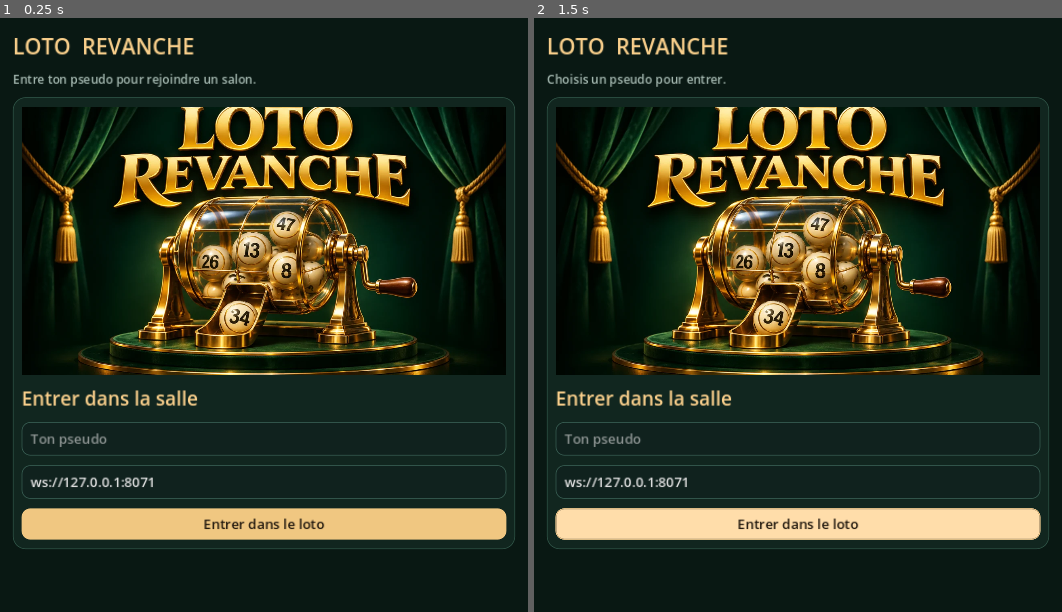
Above: before the commit, frames 1-2 (left to right).
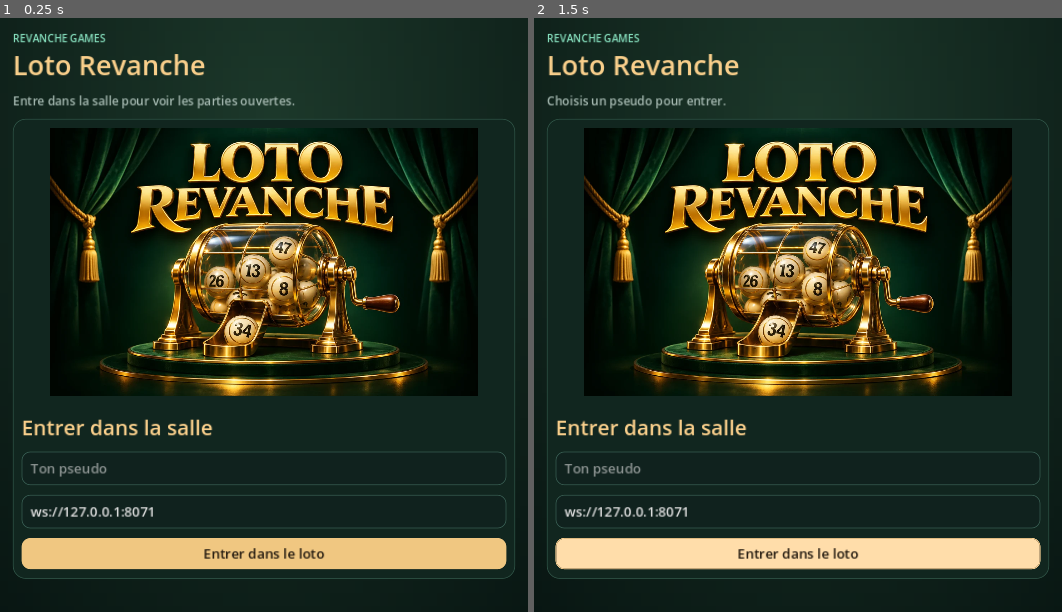
Above: after the commit, the same moments.

Repository: falmonmickael260-commits/Lotorevanche
Game: Godot game, scene res://loto.tscn
Two runs of this game, one before a commit and one after it. Both use one fixed random seed, a clock stepped at 60 frames per second and the inputs below.
Inputs:
- Up to frame 1 (0.25 s): no input
- Up to frame 2 (1.5 s): click "Entrer dans le loto" at 0.5 s; click "Entrer dans le loto" at 1.25 s

The runs differ from the first frame. In frame 1, 46% of the frame differs, in the area x 2-98%, y 0-95%; in frame 2, 46%.

Commit message:
Refondre la salle du loto et clarifier les achats de cartons

Diff:
--- a/loto.gd
+++ b/loto.gd
@@ -35,6 +35,20 @@
 var chat_log: RichTextLabel
 var chat_input: LineEdit
 var status: Label
+var wallet_label: Label
+var ticket_layout: BoxContainer
+var entry_layout: BoxContainer
+var stage_meter: ProgressBar
+var buy_summary: Label
+var purchase_panel: VBoxContainer
+var lobby_grid: GridContainer
+var stage_phase: Label
+var ticket_progress: ProgressBar
+var ticket_back: Button
+var ticket_forward: Button
+var award_key := ""
+var wallet_tween: Tween
+var last_balance := -1
 var connection: PanelContainer
 var home: VBoxContainer
 var game: VBoxContainer
@@ -385,7 +399,16 @@
 		snapshot.cards = synced_cards
 	current = snapshot
 	next_draw_at = Time.get_ticks_msec() + int(snapshot.get("remaining", 0))
-	status.text = "%s  •  %d pièces%s" % [snapshot.nickname, snapshot.balance, " de test" if snapshot.test_mode else ""]
+	status.text = snapshot.nickname
+	wallet_label.text = "%s pièces%s" % [coin_amount(snapshot.balance), " de test" if snapshot.test_mode else ""]
+	wallet_label.get_parent().get_parent().show()
+	if last_balance >= 0 and last_balance != int(snapshot.balance):
+		if wallet_tween:
+			wallet_tween.kill()
+		wallet_label.modulate = MINT if int(snapshot.balance) > last_balance else GOLD
+		wallet_tween = create_tween()
+		wallet_tween.tween_property(wallet_label, "modulate", Color.WHITE, 0.65)
+	last_balance = int(snapshot.balance)
 	connection.hide()
 	home.visible = snapshot.code == ""
 	game.visible = snapshot.code != ""
@@ -397,6 +420,8 @@
 
 func connection_lost() -> void:
 	current.clear()
+	last_balance = -1
+	wallet_label.get_parent().get_parent().hide()
 	synced_cards.clear()
 	synced_code = ""
 	marked.clear()
@@ -497,6 +522,35 @@
 		var fill := Color("#f0c781") if state == "normal" else Color("#ffddaa")
 		node.add_theme_stylebox_override(state, panel_style(fill, fill))
 		node.add_theme_color_override("font_color" if state == "normal" else "font_%s_color" % state, Color("#21180e"))
+
+func coin_amount(amount: int) -> String:
+	var digits := str(amount)
+	for index in range(digits.length() - 3, 0, -3):
+		digits = digits.insert(index, " ")
+	return digits
+
+func meter(parent: Node, limit: float, accent: Color) -> ProgressBar:
+	var progress := ProgressBar.new()
+	progress.show_percentage = false
+	progress.max_value = limit
+	progress.custom_minimum_size.y = 5
+	progress.add_theme_stylebox_override("background", ball_chip(Color("#254239")))
+	progress.add_theme_stylebox_override("fill", ball_chip(accent))
+	parent.add_child(progress)
+	return progress
+
+func select_ticket(index: int) -> void:
+	selected_ticket = clampi(index, 0, current.cards.size() - 1)
+	ticket_picker.select(selected_ticket)
+	render_card()
+
+func adapt_layout() -> void:
+	ticket_layout.vertical = size.x < 1070
+	entry_layout.vertical = ticket_layout.vertical
+	cage.custom_minimum_size.y = 188 if ticket_layout.vertical else 252
+	called_board.columns = 15 if ticket_layout.vertical else 10
+	if is_instance_valid(lobby_grid):
+		lobby_grid.columns = 1 if ticket_layout.vertical else 2
 
 func build_ui() -> void:
 	var skin := Theme.new()
@@ -511,8 +565,17 @@
 	skin.set_color("font_disabled_color", "Button", Color("#9daea5"))
 	theme = skin
 
-	var background := ColorRect.new()
-	background.color = Color("#091813")
+	var background := TextureRect.new()
+	var tones := Gradient.new()
+	tones.colors = PackedColorArray([Color("#1d392b"), Color("#081512")])
+	var lighting := GradientTexture2D.new()
+	lighting.gradient = tones
+	lighting.fill = GradientTexture2D.FILL_RADIAL
+	lighting.fill_from = Vector2(0.52, 0.13)
+	lighting.fill_to = Vector2(0.96, 0.85)
+	background.texture = lighting
+	background.expand_mode = TextureRect.EXPAND_IGNORE_SIZE
+	background.mouse_filter = Control.MOUSE_FILTER_IGNORE
 	add_child(background)
 	background.set_anchors_and_offsets_preset(Control.PRESET_FULL_RECT)
 	var frame := column(self, 0)
@@ -528,20 +591,33 @@
 	scroll.add_child(padding)
 	root = column(padding, 11)
 	var brand := row(root)
-	var wordmark := label(brand, "LOTO  REVANCHE", 27, GOLD)
-	wordmark.size_flags_horizontal = Control.SIZE_EXPAND_FILL
-	status = label(root, "Entre ton pseudo pour rejoindre un salon.", 15)
+	var brand_name := column(brand, 0)
+	brand_name.size_flags_horizontal = Control.SIZE_EXPAND_FILL
+	label(brand_name, "REVANCHE GAMES", 13, MINT)
+	label(brand_name, "Loto Revanche", 34, GOLD)
+	var wallet_chip := surface(brand, "#172c23", "#536344")
+	var wallet_stack := column(wallet_chip, 0)
+	label(wallet_stack, "PORTEFEUILLE", 12, MUTED)
+	wallet_label = label(wallet_stack, "", 22, GOLD)
+	wallet_chip.hide()
+	status = label(root, "Entre dans la salle pour voir les parties ouvertes.", 15)
 	status.autowrap_mode = TextServer.AUTOWRAP_WORD_SMART
 	body = column(root)
 	connection = surface(body, "#11261f", "#2d5144")
-	var form := column(connection, 12)
+	entry_layout = BoxContainer.new()
+	entry_layout.add_theme_constant_override("separation", 20)
+	connection.add_child(entry_layout)
 	var cover := TextureRect.new()
 	cover.texture = COVER
 	cover.expand_mode = TextureRect.EXPAND_IGNORE_SIZE
-	cover.stretch_mode = TextureRect.STRETCH_KEEP_ASPECT_COVERED
+	cover.stretch_mode = TextureRect.STRETCH_KEEP_ASPECT_CENTERED
 	cover.custom_minimum_size.y = 335
-	form.add_child(cover)
-	label(form, "Entrer dans la salle", 24, GOLD)
+	cover.size_flags_horizontal = Control.SIZE_EXPAND_FILL
+	entry_layout.add_child(cover)
+	var form := column(entry_layout, 12)
+	form.size_flags_horizontal = Control.SIZE_EXPAND_FILL
+	form.alignment = BoxContainer.ALIGNMENT_CENTER
+	label(form, "Entrer dans la salle", 26, GOLD)
 	var nickname := field(form, "Ton pseudo")
 	nickname.max_length = 20
 	var address := field(form, "Adresse du serveur", default_address)
@@ -554,11 +630,16 @@
 	home.hide()
 	game = column(body, 9)
 	game.hide()
-	var room_info := column(game, 1)
-	room_header = label(room_info, "", 18, Color("#fbf3e5"))
-	pot_label = label(room_info, "", 15, MINT)
-
-	var stage := row(surface(game, "#0e2520", "#3d5a45"), 10)
+	var room_info := row(surface(game, "#132a22", "#3c5f4d"), 12)
+	var room_title := column(room_info, 2)
+	room_title.size_flags_horizontal = Control.SIZE_EXPAND_FILL
+	room_header = label(room_title, "", 22, Color("#fbf3e5"))
+	pot_label = label(room_title, "", 15, MINT)
+	stage_phase = label(room_info, "ENTRÉES OUVERTES", 13, GOLD)
+	stage_phase.vertical_alignment = VERTICAL_ALIGNMENT_CENTER
+
+	var theatre := column(surface(game, "#0c221b", "#61724d"), 8)
+	var stage := row(theatre, 14)
 	cage = SubViewportContainer.new()
 	cage.custom_minimum_size = Vector2(0, 173)
 	cage.size_flags_horizontal = Control.SIZE_EXPAND_FILL
@@ -568,19 +649,30 @@
 	stage.add_child(cage)
 	var display_panel := surface(stage, "#071813", "#678774")
 	display_panel.custom_minimum_size.x = 185
-	var display := column(display_panel, 3)
+	var display := column(display_panel, 1)
 	display.alignment = BoxContainer.ALIGNMENT_CENTER
-	var display_name := label(display, "NUMÉRO SORTI", 15, MINT)
+	var display_name := label(display, "DERNIÈRE BOULE", 14, MINT)
 	display_name.horizontal_alignment = HORIZONTAL_ALIGNMENT_CENTER
-	ball_label = label(display, "–", 62, GOLD)
+	ball_label = label(display, "–", 86, GOLD)
 	ball_label.horizontal_alignment = HORIZONTAL_ALIGNMENT_CENTER
 	var mono := SystemFont.new()
 	mono.font_names = PackedStringArray(["Menlo", "DejaVu Sans Mono", "monospace"])
 	ball_label.add_theme_font_override("font", mono)
+	ball_label.add_theme_color_override("font_shadow_color", Color("#7d5129"))
+	ball_label.add_theme_constant_override("shadow_offset_y", 2)
 	draw_status = label(display, "En attente", 14)
 	draw_status.horizontal_alignment = HORIZONTAL_ALIGNMENT_CENTER
-
-	var board := column(surface(game, "#10241e", "#29483e"), 5)
+	stage_meter = meter(theatre, 90.0, GOLD)
+	recent_balls = label(theatre, "Aucune boule tirée", 15, MINT)
+
+	ticket_layout = BoxContainer.new()
+	ticket_layout.add_theme_constant_override("separation", 12)
+	game.add_child(ticket_layout)
+	var ticket_column := column(ticket_layout, 10)
+	ticket_column.size_flags_horizontal = Control.SIZE_EXPAND_FILL
+	var board_column := column(ticket_layout, 10)
+	board_column.size_flags_horizontal = Control.SIZE_EXPAND_FILL
+	var board := column(surface(board_column, "#10241e", "#29483e"), 5)
 	var board_toolbar := row(board)
 	board_heading = button(board_toolbar, "Numéros sortis", func():
 		called_board.visible = not called_board.visible
@@ -588,7 +680,6 @@
 	board_heading.alignment = HORIZONTAL_ALIGNMENT_LEFT
 	board_heading.size_flags_horizontal = Control.SIZE_EXPAND_FILL
 	order_button = button(board_toolbar, "Ordre du tirage", switch_board_order)
-	recent_balls = label(board, "Aucune boule tirée", 14, MINT)
 	called_board = GridContainer.new()
 	called_board.columns = 15
 	called_board.add_theme_constant_override("h_separation", 3)
@@ -601,15 +692,18 @@
 		cell.size_flags_horizontal = Control.SIZE_EXPAND_FILL
 		called_cells.append(cell)
 
-	var ticket_panel := column(surface(game, "#19372e", "#46705d"), 6)
+	var ticket_panel := column(surface(ticket_column, "#19372e", "#46705d"), 9)
 	var ticket_header := row(ticket_panel)
 	card_caption = label(ticket_header, "Ton carton", 19, Color("#fff1d8"))
 	card_caption.size_flags_horizontal = Control.SIZE_EXPAND_FILL
+	ticket_back = button(ticket_header, "‹", func(): select_ticket(selected_ticket - 1))
+	ticket_back.tooltip_text = "Carton précédent"
 	ticket_picker = OptionButton.new()
-	ticket_picker.item_selected.connect(func(index: int):
-		selected_ticket = index
-		render_card())
+	ticket_picker.item_selected.connect(select_ticket)
 	ticket_header.add_child(ticket_picker)
+	ticket_forward = button(ticket_header, "›", func(): select_ticket(selected_ticket + 1))
+	ticket_forward.tooltip_text = "Carton suivant"
+	ticket_progress = meter(ticket_panel, 15.0, MINT)
 	number_grid = GridContainer.new()
 	number_grid.columns = 9
 	number_grid.add_theme_constant_override("h_separation", 4)
@@ -617,11 +711,13 @@
 	ticket_panel.add_child(number_grid)
 	for index in range(27):
 		var cell := button(number_grid, "", func(): toggle_cell(index))
-		cell.custom_minimum_size.y = 35
+		cell.custom_minimum_size.y = 43
 		cell.size_flags_horizontal = Control.SIZE_EXPAND_FILL
 		cell.add_theme_font_size_override("font_size", 19)
 		ticket_cells.append(cell)
-	buy_controls = row(ticket_panel)
+	purchase_panel = column(surface(ticket_column, "#112820", "#3c624e"), 7)
+	label(purchase_panel, "Acheter des cartons", 20, GOLD)
+	buy_controls = row(purchase_panel)
 	quantity = SpinBox.new()
 	quantity.min_value = 1
 	quantity.max_value = 1
@@ -631,13 +727,18 @@
 	buy_button = button(buy_controls, "Acheter des cartons", func():
 		action.rpc_id(1, "buy", int(quantity.value)))
 	buy_button.size_flags_horizontal = Control.SIZE_EXPAND_FILL
-	start_button = button(ticket_panel, "Lancer le tirage", func(): action.rpc_id(1, "start"))
+	emphasis(buy_button)
+	buy_summary = label(purchase_panel, "", 14, MUTED)
+	buy_summary.autowrap_mode = TextServer.AUTOWRAP_WORD_SMART
+	start_button = button(purchase_panel, "Lancer le tirage", func(): action.rpc_id(1, "start"))
 	emphasis(start_button)
 	claim_button = button(ticket_panel, "Quine !", func():
 		action.rpc_id(1, "claim", {"stage": current.awards.size(), "ticket": selected_ticket,
 			"numbers": marked.get(selected_ticket, [])}))
 	emphasis(claim_button)
-	results = column(surface(game, "#10241e", "#29483e"), 3)
+	results = column(surface(board_column, "#10241e", "#405f4c"), 6)
+	resized.connect(adapt_layout)
+	adapt_layout()
 
 	var footer_panel := surface(frame, "#10231d", "#3b5146")
 	var footer := column(footer_panel, 6)
@@ -685,22 +786,30 @@
 	clear_children(home)
 	var create := column(surface(home, "#123023", "#3e6351"))
 	label(create, "Créer un salon", 24, GOLD)
-	label(create, "Choisis le prix d’un carton.", 15)
+	label(create, "Choisis le prix du carton. Ton premier carton est acheté à l’ouverture du salon.", 15).autowrap_mode = TextServer.AUTOWRAP_WORD_SMART
 	var prices := row(create, 5)
 	for price in Room.PRICES:
-		var node := button(prices, "%d" % price, func(): action.rpc_id(1, "create", price))
+		var node := button(prices, coin_amount(price), func(): action.rpc_id(1, "create", price))
 		node.size_flags_horizontal = Control.SIZE_EXPAND_FILL
 		node.disabled = current.balance < price
 		emphasis(node)
-	label(home, "Salons ouverts", 23, Color("#fff1d8"))
+	label(home, "Salons ouverts  ·  %d" % current.lobby.size(), 23, Color("#fff1d8"))
 	if current.lobby.is_empty():
 		label(home, "Aucun salon ouvert pour le moment.")
+	lobby_grid = GridContainer.new()
+	lobby_grid.add_theme_constant_override("h_separation", 10)
+	lobby_grid.add_theme_constant_override("v_separation", 10)
+	home.add_child(lobby_grid)
+	adapt_layout()
 	for entry in current.lobby:
-		var group := column(surface(home, "#10241e", "#35564b"), 4)
+		var card := surface(lobby_grid, "#10241e", "#35564b")
+		card.size_flags_horizontal = Control.SIZE_EXPAND_FILL
+		var group := column(card, 7)
 		label(group, "Salon %s · %s" % [entry.code, entry.host], 19, GOLD)
 		label(group, "%d joueurs · %d cartons · Cagnotte %d pièces" % [entry.count,
 			entry.tickets, entry.tickets * entry.price], 15)
-		label(group, "Quines %d / %d  ·  Carton plein %d" % entry.prizes, 15, MINT)
+		label(group, "Quines %s / %s  ·  Carton plein %s" % [
+			coin_amount(entry.prizes[0]), coin_amount(entry.prizes[1]), coin_amount(entry.prizes[2])], 15, MINT)
 		var join := button(group, "Rejoindre · %d pièces" % entry.price,
 			func(): action.rpc_id(1, "join", entry.code))
 		join.disabled = current.balance < entry.price
@@ -722,11 +831,13 @@
 	room_header.text = "Salon %s  ·  %d joueurs  ·  %d cartons" % [current.code,
 		current.count, current.tickets]
 	var total: int = current.price * current.tickets
-	pot_label.text = "Cagnotte %d pièces  ·  Carton %d pièces" % [total, current.price]
+	pot_label.text = "Cagnotte %s pièces  ·  Carton %s pièces" % [coin_amount(total), coin_amount(current.price)]
+	stage_phase.text = {"attente": "ENTRÉES OUVERTES", "partie": "TIRAGE EN COURS",
+		"règlement": "VERSEMENT", "terminée": "PARTIE TERMINÉE"}[current.phase]
 	start_button.visible = current.host and current.phase == "attente"
 	start_button.disabled = current.count < 2
 	start_button.text = "En attente d’un 2ᵉ joueur" if start_button.disabled else "Lancer le tirage"
-	buy_controls.visible = current.phase == "attente"
+	purchase_panel.visible = current.phase == "attente"
 	quantity.max_value = maxi(1, floori(float(current.balance) / current.price))
 	refresh_price()
 	var drawn: Array = current.drawn
@@ -791,6 +902,7 @@
 	var recent := PackedStringArray()
 	for number in shown.slice(maxi(0, shown.size() - 7)):
 		recent.append(str(number).pad_zeros(2))
+	stage_meter.value = shown.size()
 	recent_balls.text = "Dernières sorties   " + "  ·  ".join(recent) if not recent.is_empty() else "Aucune boule tirée"
 	for index in range(90):
 		var number: int = shown[index] if chronological and index < shown.size() else index + 1
@@ -811,8 +923,11 @@
 		return
 	var amount := int(quantity.value) * int(current.price)
 	buy_button.disabled = current.balance < amount
-	buy_button.text = "Acheter · %d pièces" % amount
-	quantity.editable = not buy_button.disabled
+	buy_button.text = "Acheter · %s pièces" % coin_amount(amount)
+	var quantity_count := int(quantity.value)
+	var priced := "%d × %s pièces" % [quantity_count, coin_amount(current.price)]
+	buy_summary.text = "%s   ·   Solde après achat %s" % [priced, coin_amount(current.balance - amount)] if not buy_button.disabled else "%s   ·   Solde insuffisant" % priced
+	quantity.editable = current.balance >= current.price
 
 func render_card() -> void:
 	var cards: Array = current.cards
@@ -822,11 +937,17 @@
 			ticket_picker.add_item("Carton %d" % (index + 1))
 		ticket_picker.select(selected_ticket)
 	ticket_picker.visible = cards.size() > 1
+	ticket_back.visible = ticket_picker.visible
+	ticket_forward.visible = ticket_picker.visible
+	ticket_back.disabled = selected_ticket == 0
+	ticket_forward.disabled = selected_ticket + 1 >= cards.size()
 	var marks: Array = marked.get(selected_ticket, [])
 	var used: Array = current.used_lines.get(selected_ticket, [])
 	var card: Array = cards[selected_ticket]
 	var drawn: Array = current.drawn
-	card_caption.text = "Ton carton · %d / 15 cochés" % marks.size()
+	card_caption.text = "Mon carton   %d / 15" % marks.size()
+	card_caption.tooltip_text = "Les numéros sortis sont dorés. Touche un numéro pour le cocher."
+	ticket_progress.value = marks.size()
 	for index in range(ticket_cells.size()):
 		@warning_ignore("integer_division")
 		var line := index / 9
@@ -881,13 +1002,20 @@
 				break
 
 func render_results() -> void:
+	var key := "%s/%s/%s/%s" % [current.code, current.phase, str(current.prizes), str(current.awards)]
+	if key == award_key:
+		return
+	award_key = key
 	clear_children(results)
-	label(results, "Les gains", 19, GOLD)
+	label(results, "Gains du salon", 21, GOLD)
 	for index in range(Room.TITLES.size()):
-		var result := row(results)
+		var active: bool = index == current.awards.size() and current.phase == "partie"
+		var won: bool = index < current.awards.size()
+		var result := row(surface(results, "#163c2e" if won else ("#3b3220" if active else "#142b23"),
+			"#4d8167" if won else ("#ac8b56" if active else "#284436")))
 		var name := label(result, Room.TITLES[index], 15, GOLD if index == current.awards.size() else MUTED)
 		name.size_flags_horizontal = Control.SIZE_EXPAND_FILL
-		var caption := "%d pièces" % current.prizes[index]
+		var caption := "%s pièces" % coin_amount(current.prizes[index])
 		if index < current.awards.size():
 			caption = "%s · %s" % [current.awards[index].name, caption]
 		elif current.phase == "terminée":
--- a/project.godot
+++ b/project.godot
@@ -8,6 +8,7 @@
 window/size/viewport_width=660
 window/size/viewport_height=1000
 window/stretch/mode="canvas_items"
+window/stretch/aspect="expand"
 
 [rendering]
 renderer/rendering_method="gl_compatibility"
